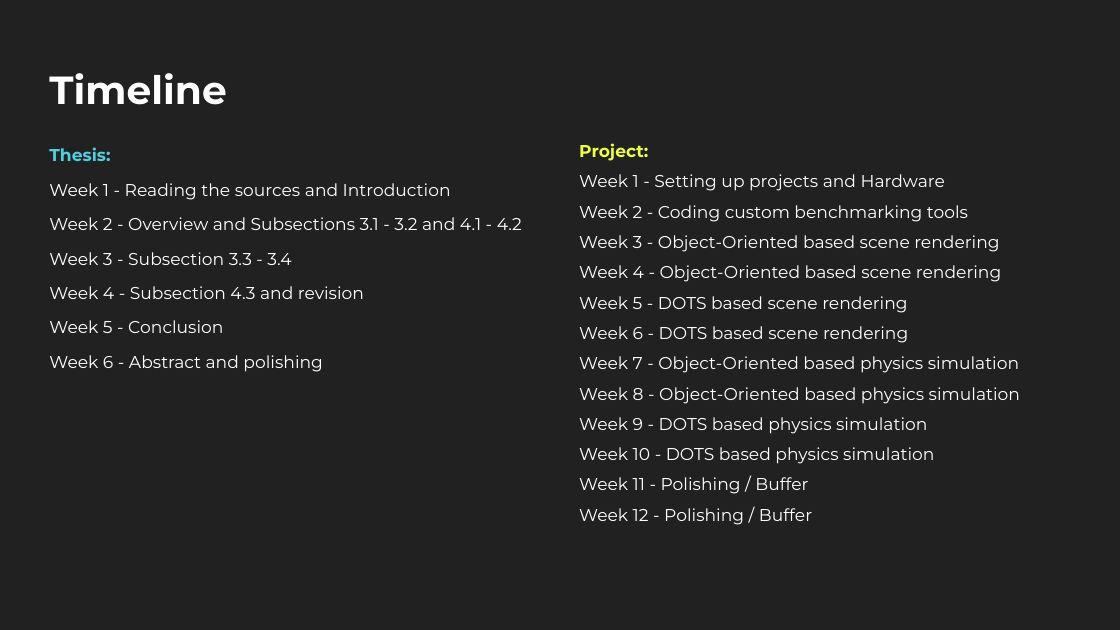
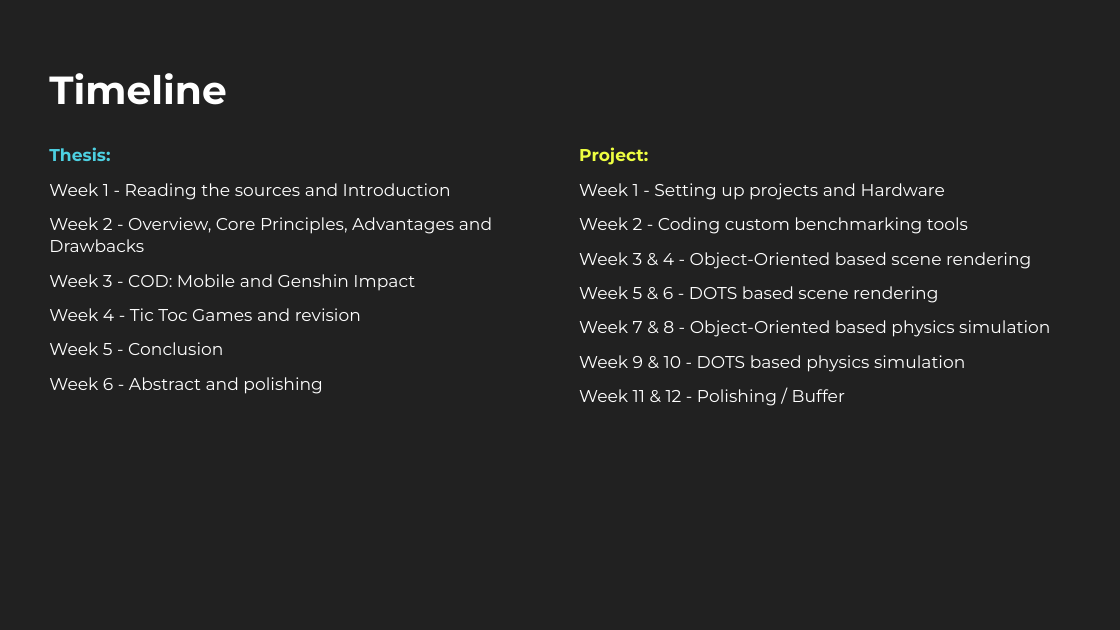
Before and after one commit to psikh286/Mobile_DOTSvsOOP, a slide deck: slide 6 of Proposal/ba_proposal_presentation.pptx. Drawn at 1120x630 pixels with LibreOffice and Linux fonts; fonts in the diff are those of the drawing. Boxes give left, top, right and bottom in pixels: in the first picture for what was removed or moved away, otherwise in the second. Text is boxed around its words. In the diff, an @@ line names an element or a change of style, - is before the commit and + after.

```diff
--- a/Proposal/ba_proposal_presentation.pptx
+++ b/Proposal/ba_proposal_presentation.pptx
@@ text at <box>579,147,968,234</box>: line spacing 0.88 to 1.08 @@
@@ text at <box>49,217,492,321</box>: text changed @@
-Week 2 - Overview and Subsections 3.1 - 3.2 and 4.1 - 4.2
-Week 3 - Subsection 3.3 - 3.4
-Week 4 - Subsection 4.3 and revision
+Week 2 - Overview, Core Principles, Advantages and Drawbacks
+Week 3 - COD: Mobile and Genshin Impact
+Week 4 - Tic Toc Games and revision
@@ text at <box>579,252,1050,406</box>: text changed @@
-Week 3 - Object-Oriented based scene rendering
-Week 4 - Object-Oriented based scene rendering
-Week 5 - DOTS based scene rendering
-Week 6 - DOTS based scene rendering
-Week 7 - Object-Oriented based physics simulation
-Week 8 - Object-Oriented based physics simulation
-Week 9 - DOTS based physics simulation
-Week 10 - DOTS based physics simulation
-Week 11 - Polishing / Buffer
-Week 12 - Polishing / Buffer
+Week 3 & 4 - Object-Oriented based scene rendering
+Week 5 & 6 - DOTS based scene rendering
+Week 7 & 8 - Object-Oriented based physics simulation
+Week 9 & 10 - DOTS based physics simulation
+Week 11 & 12 - Polishing / Buffer
```
Also in this commit, not shown: 2 other slides changed, 1 other file.
